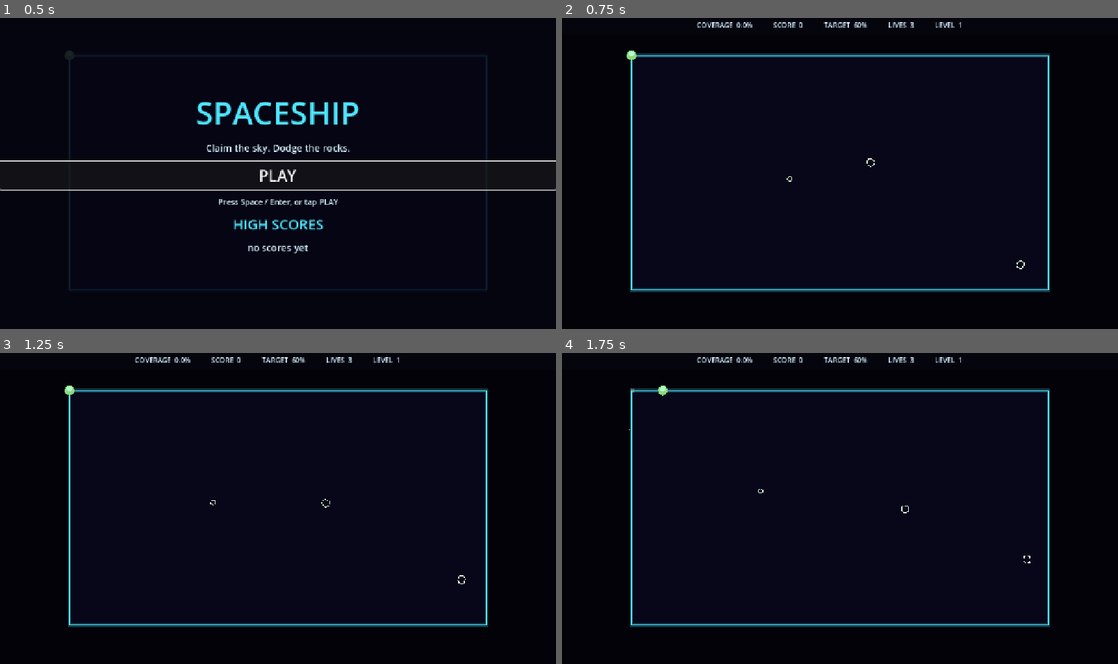
Above: before the commit, frames 1-4 (two rows, left to right).
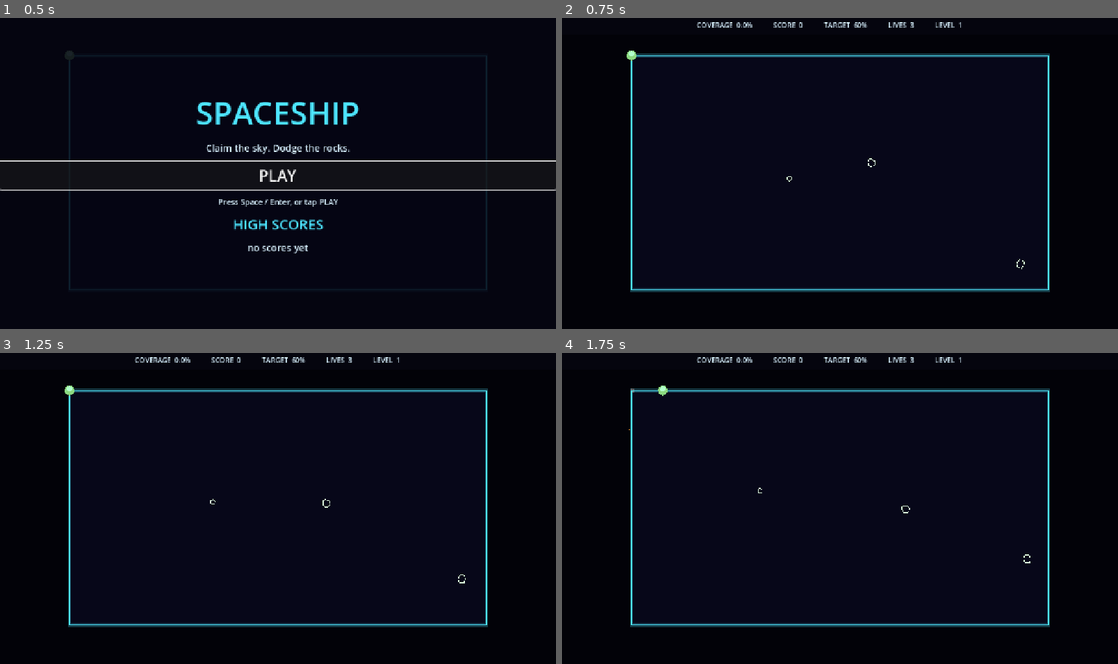
Above: after the commit, the same moments.

Repository: ran1979/spaceship
Game: Godot game, scene res://scenes/Main.tscn
Same seed, same stepped clock (60 frames per second), same inputs: the game is played once before the commit and once after it.
Inputs (mouse positions are in pixels of both pictures, inside the frame that each line leads up to):
- Up to frame 1 (0.5 s): no input
- Up to frame 2 (0.75 s): click "PLAY" at 0.5 s
- Up to frame 3 (1.25 s): no input
- Up to frame 4 (1.75 s): tap Enter (ui_accept) at 1.25, 1.52 s; move the mouse to (962, 492) at 1.27 s; hold Right (move_right) from 1.28 s (still down); hold Space (cut) from 1.28 s (still down); click (962, 492) at 1.42 s

Frame 1 is identical in both runs. In frame 2, less than 0.1% of the frame differs, in the area x 40-84%, y 45-81%; in frame 3, less than 0.1%; in frame 4, less than 0.1%.

Commit message:
Make phone controls a floating half-screen stick and hold zone
Touching the left half drags a stick from the touch point; holding the
right half cuts. Replaces the small fixed targets that were hard to hit
on letterboxed phone screens. Rebuild web export, README touch text.

Co-Authored-By: Claude Haiku 5.5 <noreply@anthropic.com>

Diff:
--- a/scripts/touch_controls.gd
+++ b/scripts/touch_controls.gd
@@ -1,20 +1,22 @@
 extends Control
 
-# On-screen controls for phones and tablets. A drag pad (bottom-left) drives the
-# move_* actions and a hold button (bottom-right) drives the cut action, so the
-# gameplay code reads touch and keyboard input the same way.
+# On-screen controls for phones and tablets. Touch the left half to drag a floating
+# stick (drives the move_* actions); hold the right half to cut (drives the cut action).
+# The gameplay code reads touch and keyboard input the same way. Zones are whole halves
+# so a thumb never has to hit a small target, which matters on letterboxed phones.
 
 const PAD_RADIUS := 90.0
-const PAD_MARGIN := Vector2(150, 150)
+const PAD_MARGIN := Vector2(150, 150)  # where the idle stick hint sits
 const CUT_RADIUS := 75.0
 const CUT_MARGIN := Vector2(150, 150)
 const KNOB_RADIUS := 34.0
 const DEAD_ZONE := 0.15
 
 var _active := false  # shown once the device reports touch
-var _pad_touch := -1  # touch index owning the drag pad, -1 if none
-var _cut_touch := -1  # touch index holding the cut button, -1 if none
-var _knob := Vector2.ZERO  # pad offset, each axis in -1..1
+var _pad_touch := -1  # touch index owning the stick, -1 if none
+var _cut_touch := -1  # touch index holding the cut zone, -1 if none
+var _pad_origin := Vector2.ZERO  # where the stick was grabbed, follows the thumb start
+var _knob := Vector2.ZERO  # stick offset, each axis in -1..1
 
 
 func _ready() -> void:
@@ -36,10 +38,11 @@
 
 
 func _on_press(index: int, pos: Vector2) -> void:
-	if _pad_touch == -1 and pos.distance_to(_pad_center()) <= PAD_RADIUS * 1.5:
+	if _pad_touch == -1 and pos.x < size.x * 0.5:
 		_pad_touch = index
+		_pad_origin = pos
 		_update_pad(pos)
-	elif _cut_touch == -1 and pos.distance_to(_cut_center()) <= CUT_RADIUS * 1.3:
+	elif _cut_touch == -1 and pos.x >= size.x * 0.5:
 		_cut_touch = index
 		Input.action_press("cut")
 
@@ -56,7 +59,7 @@
 
 
 func _update_pad(pos: Vector2) -> void:
-	var v := ((pos - _pad_center()) / PAD_RADIUS).limit_length(1.0)
+	var v := ((pos - _pad_origin) / PAD_RADIUS).limit_length(1.0)
 	_knob = v
 	_set_axis("move_left", "move_right", v.x if absf(v.x) > DEAD_ZONE else 0.0)
 	_set_axis("move_up", "move_down", v.y if absf(v.y) > DEAD_ZONE else 0.0)
@@ -75,7 +78,7 @@
 
 
 func _pad_center() -> Vector2:
-	return Vector2(PAD_MARGIN.x, size.y - PAD_MARGIN.y)
+	return _pad_origin if _pad_touch != -1 else Vector2(PAD_MARGIN.x, size.y - PAD_MARGIN.y)
 
 
 func _cut_center() -> Vector2:
@@ -86,7 +89,8 @@
 	if not _active:
 		return
 	var pc := _pad_center()
-	draw_circle(pc, PAD_RADIUS, Color(1, 1, 1, 0.10))
+	var grabbed := _pad_touch != -1
+	draw_circle(pc, PAD_RADIUS, Color(1, 1, 1, 0.16 if grabbed else 0.10))
 	draw_arc(pc, PAD_RADIUS, 0.0, TAU, 48, Color(1, 1, 1, 0.35), 2.0)
 	draw_circle(pc + _knob * PAD_RADIUS, KNOB_RADIUS, Color(1, 1, 1, 0.35))
 
--- a/tests/test_perimeter.gd
+++ b/tests/test_perimeter.gd
@@ -239,6 +239,10 @@
 	_check_bool(Input.get_action_strength("move_left") == 0.0, "no left movement while dragging right")
 	touch._on_release(0)
 	_check_bool(Input.get_action_strength("move_right") == 0.0, "releasing pad stops movement")
+	touch._on_press(2, Vector2(300, 300))
+	touch._update_pad(Vector2(300, 380))
+	_check_bool(Input.get_action_strength("move_down") > 0.5, "stick grabbed anywhere in left half moves down")
+	touch._on_release(2)
 	touch._on_press(1, Vector2(1130, 570))
 	_check_bool(Input.is_action_pressed("cut"), "holding cut button presses cut")
 	touch._on_release(1)
Not shown, changed: README.md
Not shown, changed: docs/index.html
Not shown, changed: docs/index.pck
